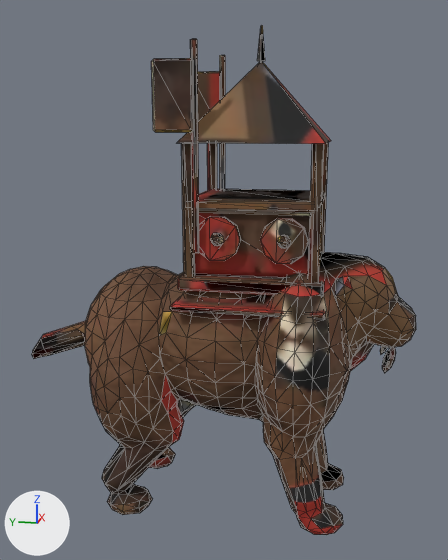
The glTF model assets/3d/monstres/mammoth.glb as it was, and as the next commit left it.
Both versions are drawn from a camera (50 mm lens) standing at (-1.541, -0.234, 1.01) and looking at (0.008, 0.076, 0.623). Every picture has the same lights, and +X, +Y and +Z are marked at lower left. The older version comes first. Mesh edges are drawn as thin lines. Vertices at exactly the same position are counted once.

Names of what the first picture shows: 'mammouth_peau'.
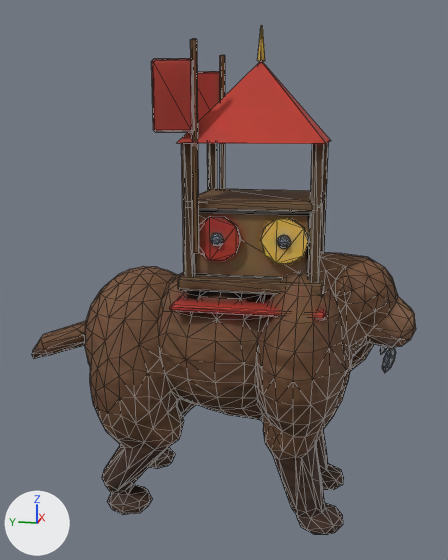
The change, as JSON lines over the scene's bpy script:
```json
{"block": "me_mammouth_peau", "where": "me_mammouth_peau.from_pydata(...)  # 1454 vertices, 2804 faces; spans x -0.257..0.257, y -0.414..0.634, z -0.003..1.241"}
{"block": "me_mammouth_peau", "where": "# used by ob_mammouth_peau; location = (0.0, 0.0, 0.0)"}
{"block": "me_mammouth_peau", "change": "me_mammouth_peau part 1"}
{"block": "me_mammouth_peau", "change": "4 vertices are removed from x -0.162..-0.113, y -0.182..-0.055, z 0.243..0.25"}
{"block": "me_mammouth_peau", "change": "20 faces are deleted"}
{"block": "me_mammouth_peau", "change": "1 vertex moves from x -0.091, y -0.055, z 0.242 to x -0.089, y -0.056, z 0.242"}
{"block": "me_mammouth_peau", "change": "4 vertices are added at (-0.158, -0.076, 0.239), (-0.149, -0.061, 0.261), (-0.121, -0.182, 0.246), (-0.125, -0.056, 0.239)"}
{"block": "me_mammouth_peau", "change": "20 new faces join them"}
{"block": "me_mammouth_peau", "change": "me_mammouth_peau part 2"}
{"block": "me_mammouth_peau", "change": "6 vertices are removed from x -0.031..0.022, y -0.409..-0.041, z 0.56..0.683"}
{"block": "me_mammouth_peau", "change": "28 faces are deleted"}
{"block": "me_mammouth_peau", "change": "3 vertices move from x -0.038..0.001, y -0.273..-0.174, z 0.696..0.706 to x -0.038..-0.002, y -0.274..-0.173, z 0.695..0.706"}
{"block": "me_mammouth_peau", "change": "7 vertices are added at x -0.034..0.051, y -0.405..-0.04, z 0.567..0.684"}
{"block": "me_mammouth_peau", "change": "30 new faces join them"}
{"block": "me_mammouth_peau", "change": "me_mammouth_peau part 3: 2446 kept faces spanning x -0.257..0.257, y -0.414..0.634, z -0.003..1.241 get new texture (UV) coordinates"}
```

Boxes [x1, y1, x2, y2] around the edits, measured in the pictures (448 x 560 px; the box of a moved part takes in the faces that stretch with it):
```json
{"part": 1, "of": "me_mammouth_peau", "change": "moved or reshaped", "before": [263, 422, 324, 481], "after": [263, 422, 324, 481]}
{"part": 2, "of": "me_mammouth_peau", "change": "moved or reshaped", "before": [319, 252, 416, 329], "after": [319, 252, 416, 329]}
{"part": 3, "of": "me_mammouth_peau", "change": "surface changed", "before": [32, 26, 416, 535], "after": [32, 26, 416, 535]}
```
